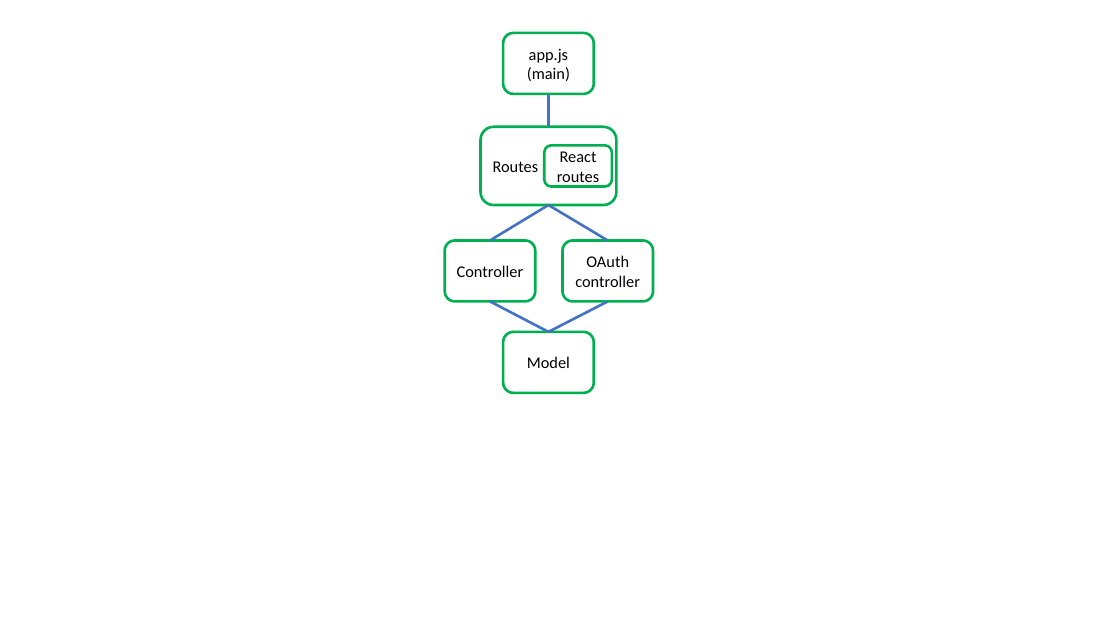
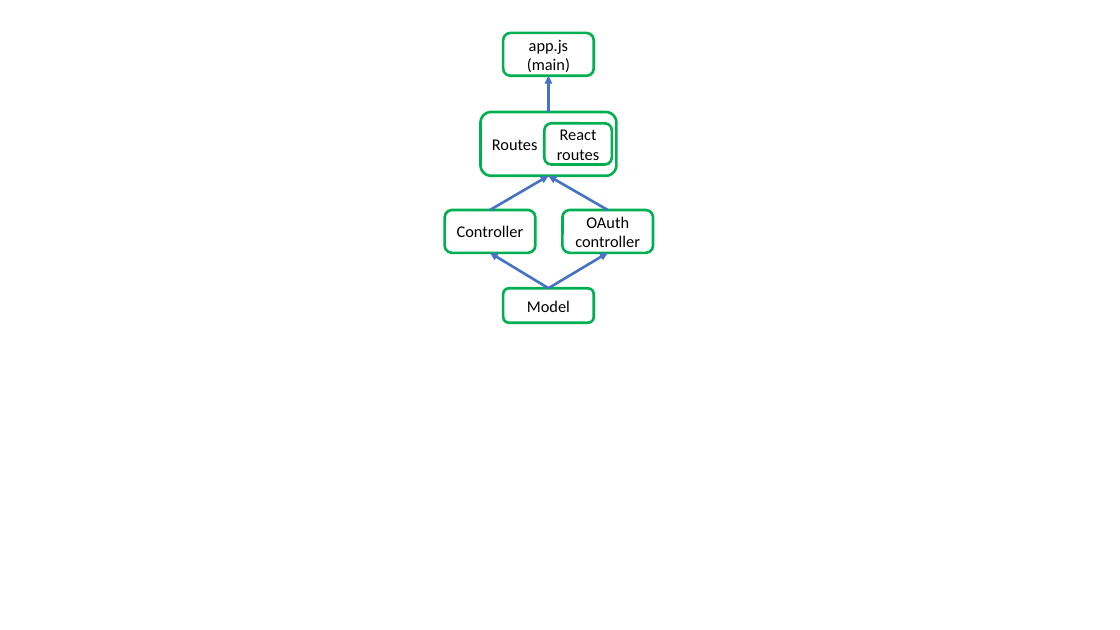
Before and after one commit to vacu9708/To-do-list, a slide deck: slide 2 of Architecture.pptx. Drawn at 1120x630 pixels with LibreOffice and Linux fonts; fonts in the diff are those of the drawing. Boxes give left, top, right and bottom in pixels: in the first picture for what was removed or moved away, otherwise in the second. Text is boxed around its words. In the diff, an @@ line names an element or a change of style, - is before the commit and + after.

```diff
--- a/Architecture.pptx
+++ b/Architecture.pptx
@@ rounded rectangle "app.js": place and size @@
-rounded rectangle "app.js" at (503, 33, 594, 94)
+rounded rectangle "app.js" at (503, 33, 594, 76)
@@ line moved from (549, 94) - (549, 127) to (549, 112) - (549, 76) @@
@@ line (549, 112) - (549, 76): line to arrow @@
@@ rounded rectangle "Routes": place and size @@
-rounded rectangle "Routes" at (481, 127, 617, 205)
+rounded rectangle "Routes" at (481, 112, 617, 176)
@@ rounded rectangle "React routes": place and size @@
-rounded rectangle "React routes" at (544, 145, 612, 187)
+rounded rectangle "React routes" at (544, 124, 612, 165)
@@ line moved from (549, 205) - (490, 240) to (490, 210) - (549, 176) @@
@@ line (490, 210) - (549, 176): line to arrow @@
@@ line moved from (549, 205) - (608, 240) to (608, 210) - (549, 176) @@
@@ line (608, 210) - (549, 176): line to arrow @@
@@ rounded rectangle "Controller": place and size @@
-rounded rectangle "Controller" at (444, 240, 535, 302)
+rounded rectangle "Controller" at (444, 210, 535, 253)
@@ rounded rectangle "OAuth controller": place and size @@
-rounded rectangle "OAuth controller" at (563, 240, 654, 302)
+rounded rectangle "OAuth controller" at (563, 210, 654, 253)
@@ line moved from (490, 302) - (549, 332) to (549, 288) - (490, 253) @@
@@ line (549, 288) - (490, 253): line to arrow @@
@@ line moved from (608, 302) - (549, 332) to (549, 288) - (608, 253) @@
@@ line (549, 288) - (608, 253): line to arrow @@
@@ rounded rectangle "Model": place and size @@
-rounded rectangle "Model" at (503, 332, 594, 393)
+rounded rectangle "Model" at (503, 288, 594, 323)
```
